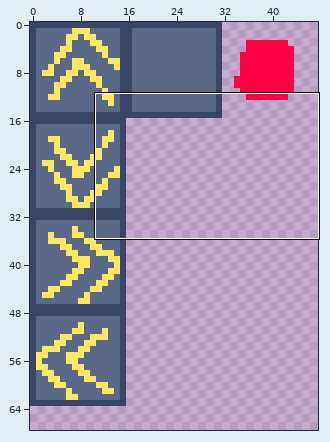
File history of a pixel-art file, asset_sources/gfx/tileset.aseprite. The first picture is a wide view before the edit; the outline marks the close-up.
Close-up. Old version:
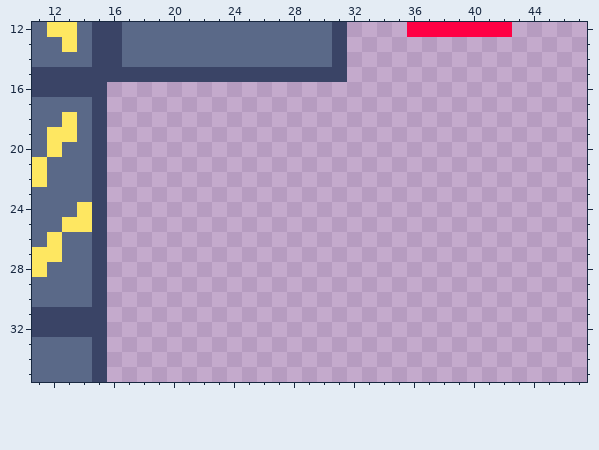
256x256 pixels, 1 frame. Shown: x 11..47, y 12..35. The wide view leaves out empty margins.
The result:
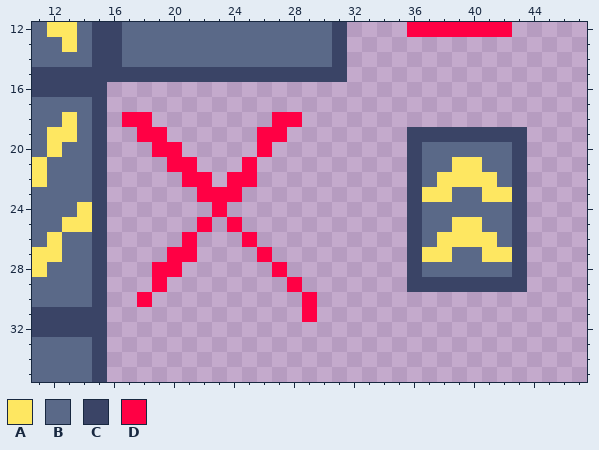
Palette (. is transparent): A #fee761  B #5a6988  C #3a4466  D #ff0044
Message: select tiles
Changes in this commit:
There is now colour A in row 21 at x 39 to 40; in row 22 at x 38 to 41; in row 23 at x 37 to 38 and 41 to 42; in row 25 at x 39 to 40; in row 26 at x 38 to 41; in row 27 at x 37 to 38 and 41 to 42.
There is now colour B in row 20 at x 37 to 42; in row 21 at x 37 to 38 and 41 to 42; in row 22 at x 37 and 42; in row 23 at x 39 to 40; in row 24 at x 37 to 42; in row 25 at x 37 to 38 and 41 to 42.
There is now colour B in row 26 at x 37 and 42; in row 27 at x 39 to 40; in row 28 at x 37 to 42.
There is now colour C in row 19 at x 36 to 43; in rows 20 to 28 at x 36 and 43; in row 29 at x 36 to 43.
There is now colour D in row 18 at x 17 to 18 and 27 to 28; in row 19 at x 18 to 19 and 26 to 27; in row 20 at x 19 to 20 and 26; in row 21 at x 20 to 21 and 25; in row 22 at x 21 to 22 and 24 to 25; in row 23 at x 22 to 24.
There is now colour D in row 24 at x 23; in row 25 at x 22 and 24; in row 26 at x 21 and 25; in row 27 at x 20 to 21 and 26; in row 28 at x 19 to 20 and 27; in row 29 at x 19 and 28.
There is now colour D in row 30 at x 18 and 29; in row 31 at x 29.
Pixel boxes of the changes (left, top, right, bottom) in both close-ups:
added: (122, 112, 317, 322)
added: (407, 127, 527, 292)
